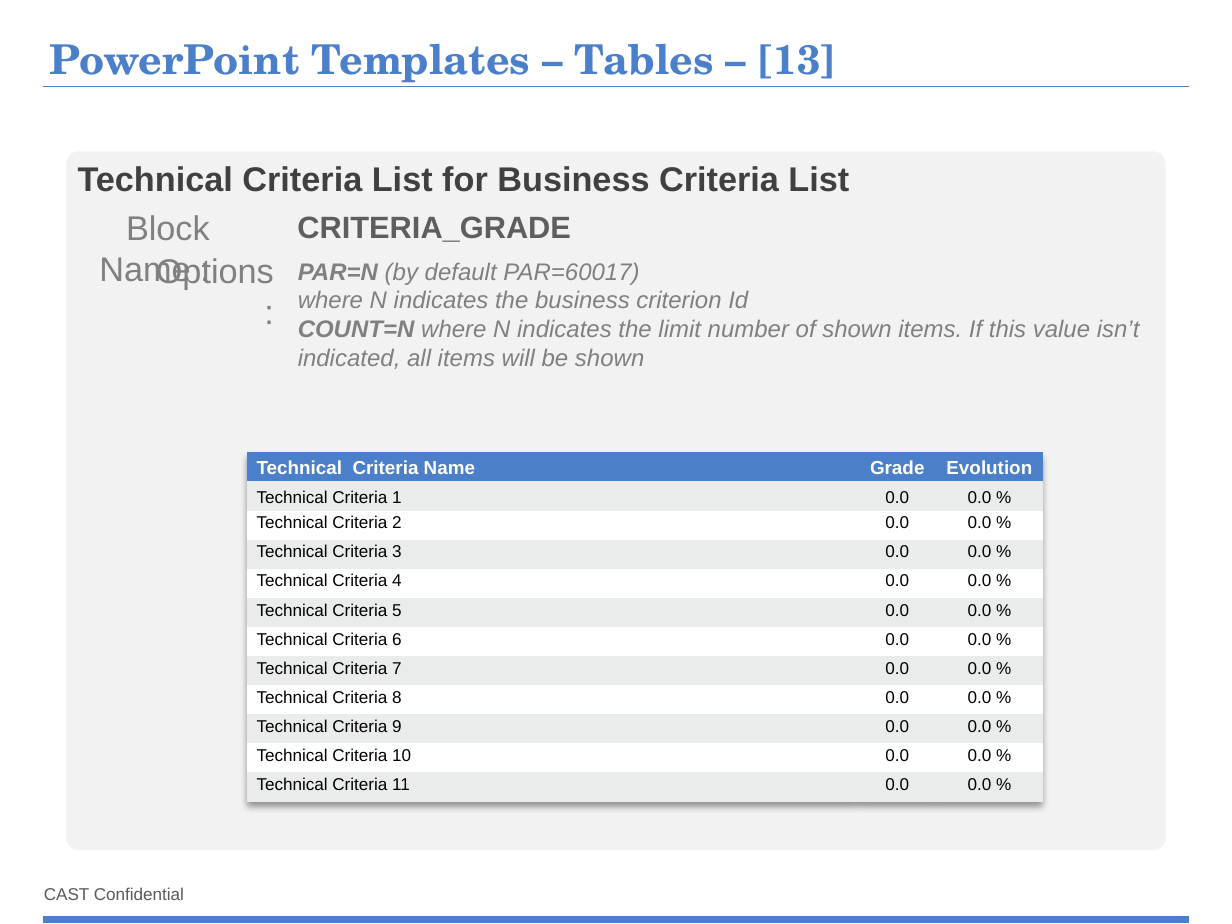
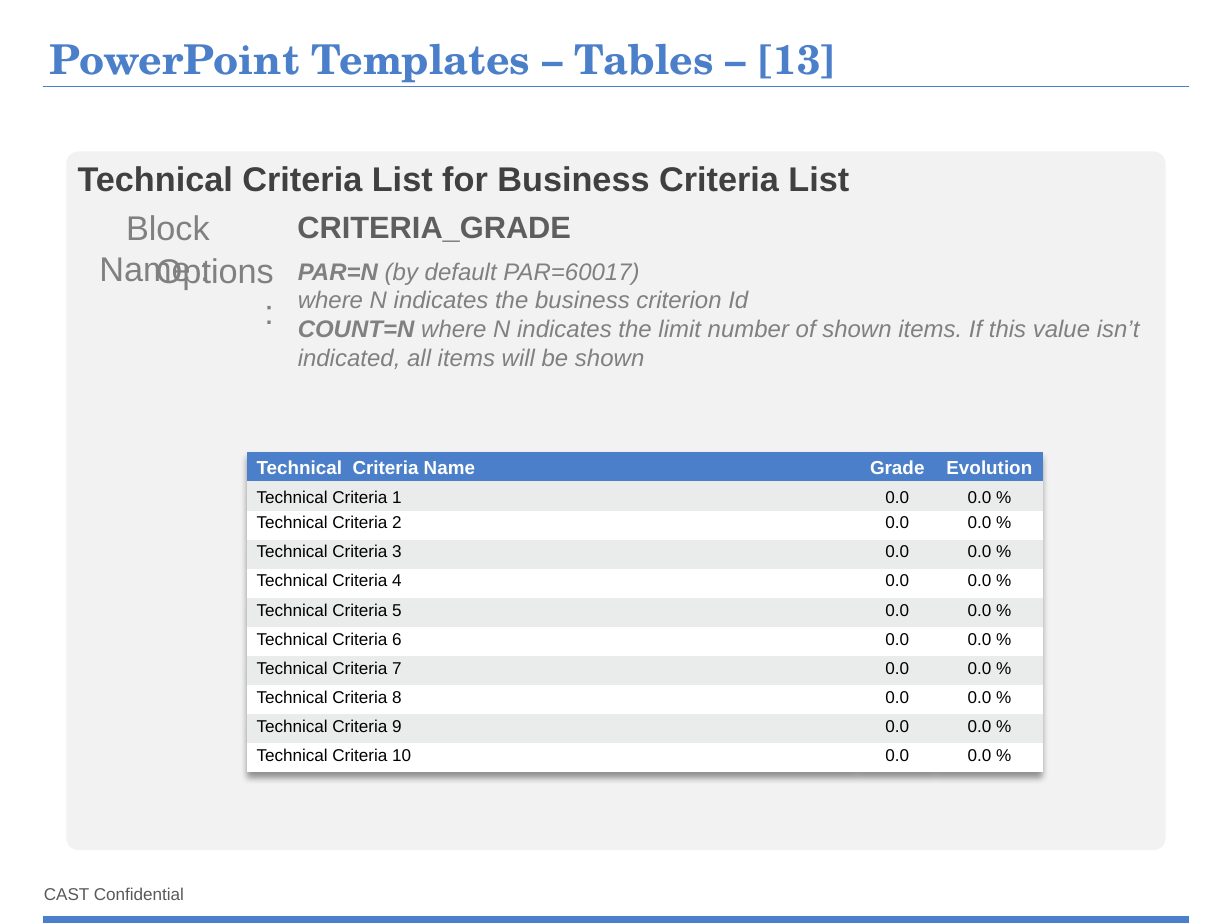
Before and after one commit to CAST-projects/ReportGenerator, a slide deck: slide 44 of CastReporting.Reporting/TemplatesFiles/1- Powerpoint-components-library.pptx. Drawn at 1232x924 pixels with LibreOffice and Linux fonts; fonts in the diff are those of the drawing; background and template pictures are left out. Boxes give left, top, right and bottom in pixels: in the first picture for what was removed or moved away, otherwise in the second. Text is boxed around its words. In the diff, an @@ line names an element or a change of style, - is before the commit and + after.

Commit message:
REPORTGEN-219 : delete one row for the ppt component example

```diff
--- a/CastReporting.Reporting/TemplatesFiles/1- Powerpoint-components-library.pptx
+++ b/CastReporting.Reporting/TemplatesFiles/1- Powerpoint-components-library.pptx
@@ table at [248,452,1044,772] @@
-row 12: Technical Criteria 11 | 0.0 | 0.0 %
```
